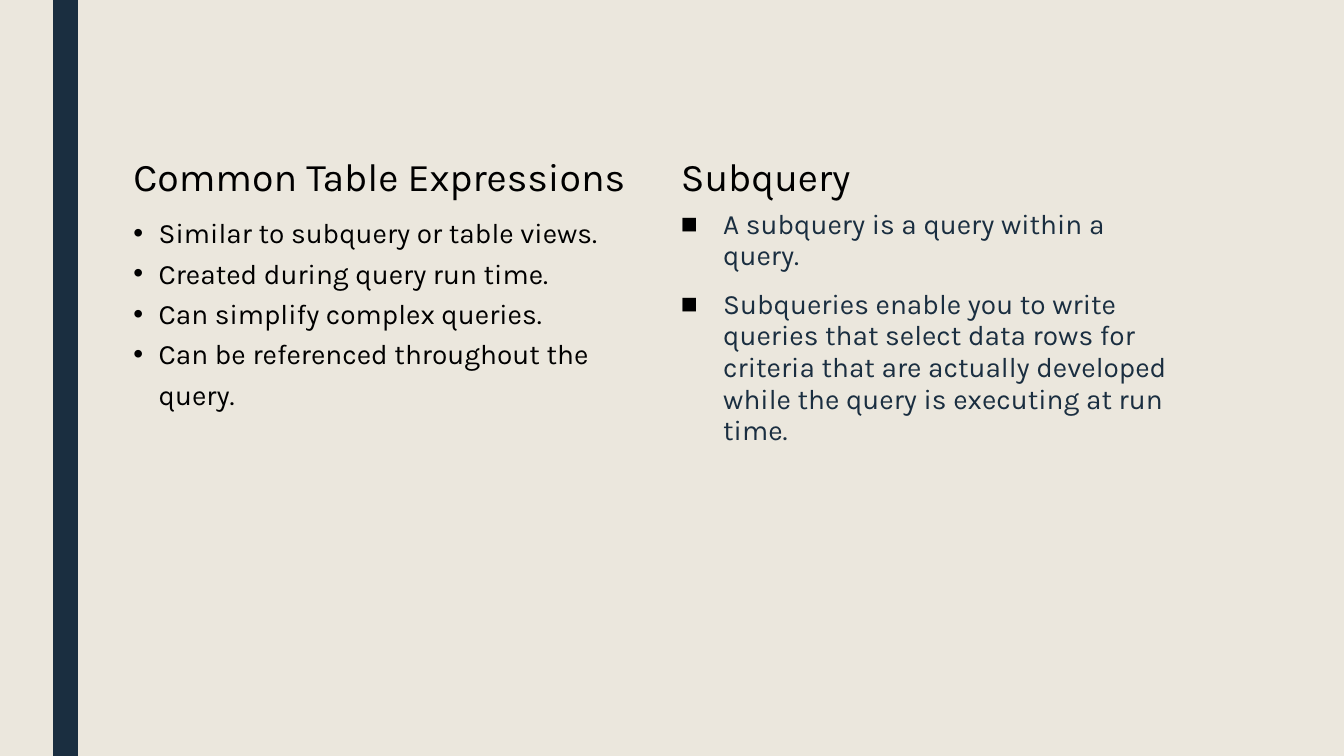
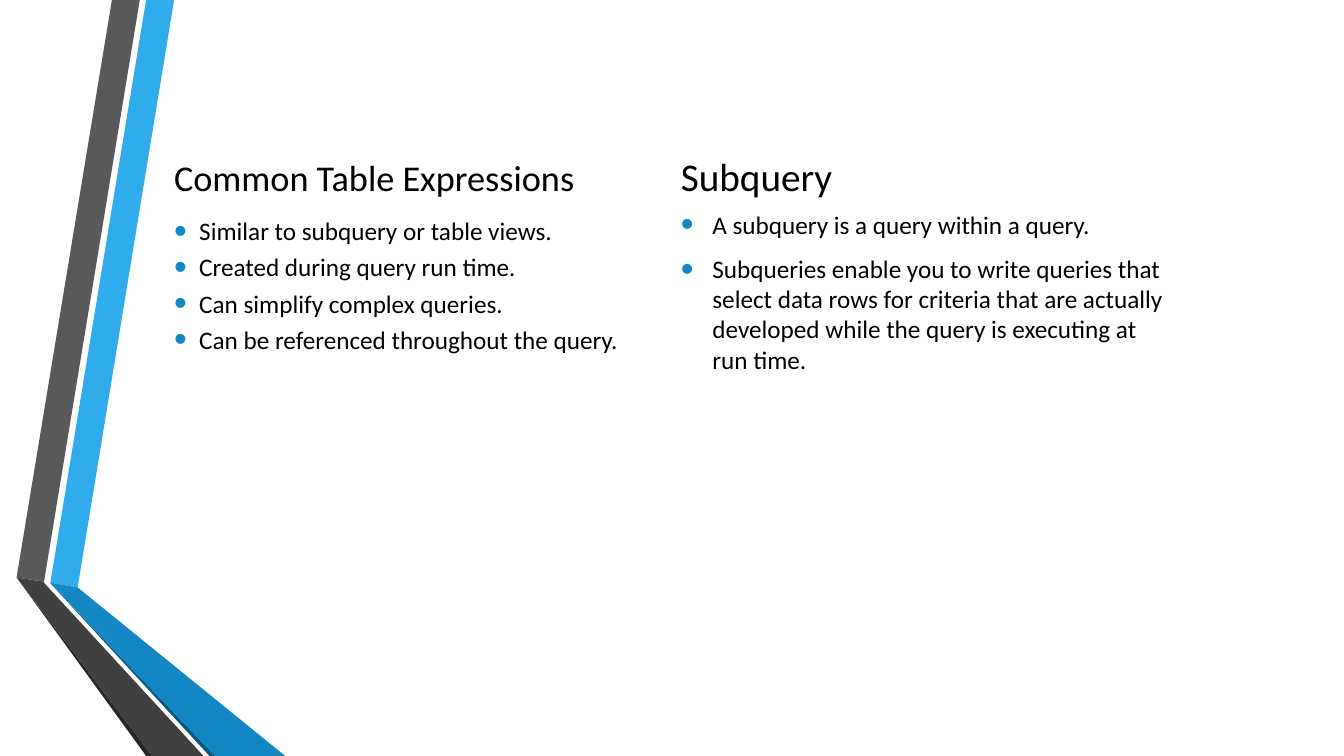
Before and after one commit to MGIS-UMN/GIS5577_week4, a slide deck: slide 29 of Advanced_DB_queries.odp. Drawn at 1344x756 pixels with LibreOffice and Linux fonts; fonts in the diff are those of the drawing; background and template pictures are left out. Boxes give left, top, right and bottom in pixels: in the first picture for what was removed or moved away, otherwise in the second. Text is boxed around its words. In the diff, an @@ line names an element or a change of style, - is before the commit and + after.

```diff
--- a/Advanced_DB_queries.odp
+++ b/Advanced_DB_queries.odp
@@ background #EBE7DD to picture (left out) @@
@@ freeform shape removed at box(52, 0, 78, 756) @@
@@ text "Common Table Expressions": place and size @@
-text "Common Table Expressions" at box(133, 164, 626, 201)
+text "Common Table Expressions" at box(174, 165, 575, 197)
@@ text "Common Table Expressions" at box(174, 165, 575, 197): size 28 to 25.9 pt, font Karla to Calibri; line spacing 0.74 to 0.8; more space between paragraphs @@
@@ text "Subquery" at box(681, 163, 832, 198): font Karla to Calibri @@
@@ text "Similar to subquery or table ...": place and size @@
-text "Similar to subquery or table ..." at box(159, 223, 597, 412)
+text "Similar to subquery or table ..." at box(199, 222, 618, 354)
@@ text "Similar to subquery or table ..." at box(199, 222, 618, 354): size 20 to 18 pt, font Karla to Calibri; bullet colour #000000 to #1287C3 @@
@@ text "A subquery is a query ..." at box(712, 216, 1162, 370): size 20 to 18 pt, font Karla to Calibri, text colour #1A2E40 to #000000; bullet ■ to •; line spacing 0.94 to 1; less space between paragraphs; bullet colour #000000 to #1287C3 @@
@@ group added at box(16, 0, 285, 756): 6 freeform shapes @@
```
Also in this commit, not shown: 32 other slides changed.
